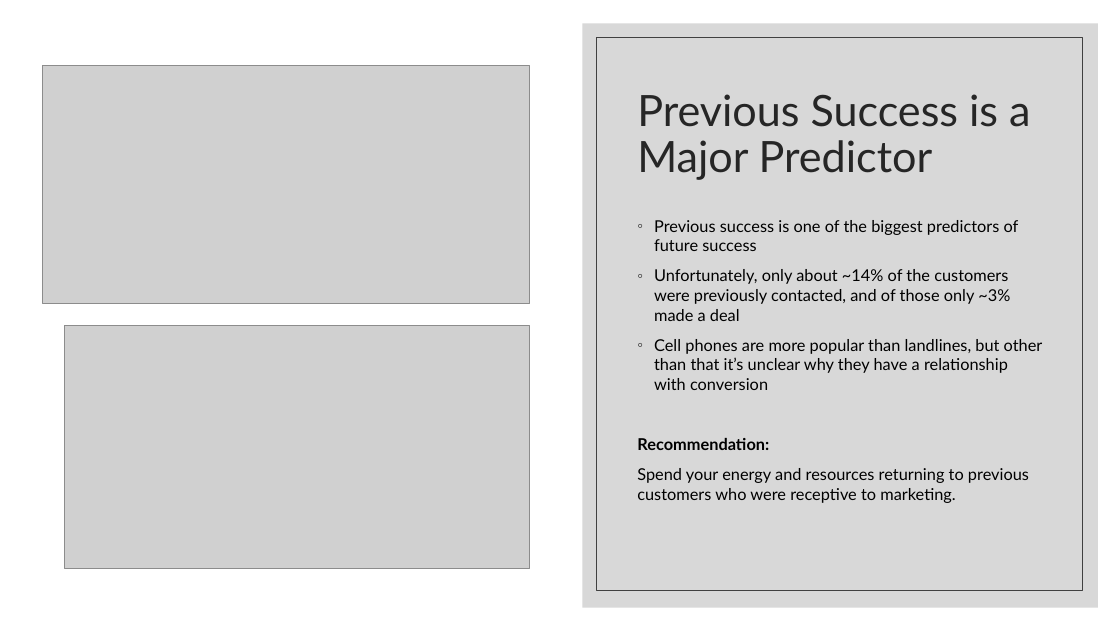
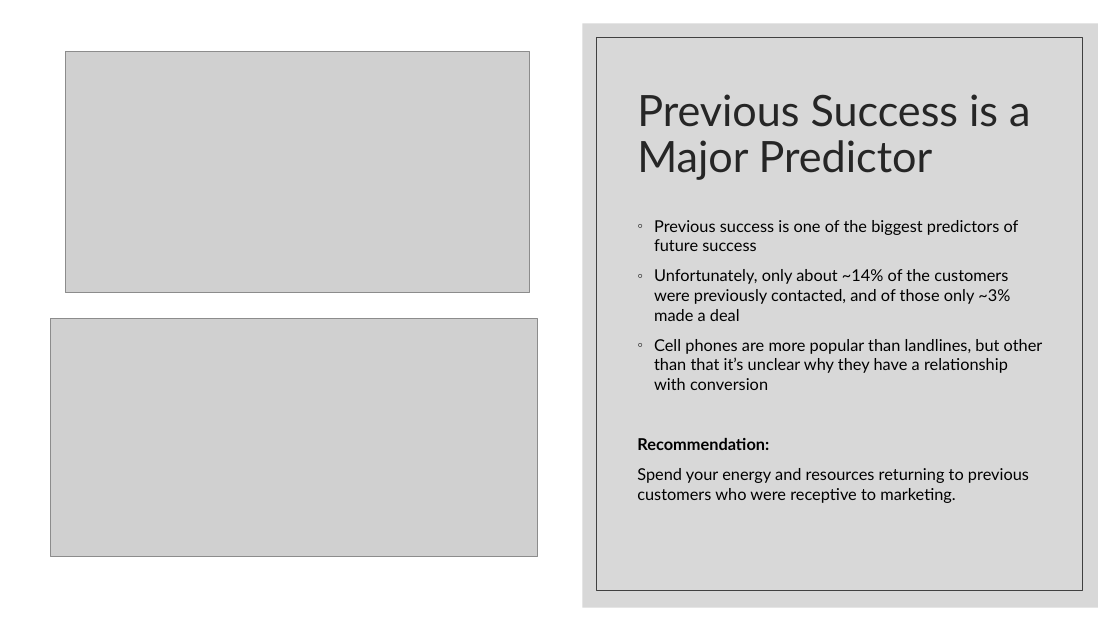
Before and after one commit to ndgigliotti/dsc-phase-3-project, a slide deck: slide 9 of presentation/predicting_bank_telemarketing_sales.pptx (slide 7 before the commit). Drawn at 1120x630 pixels with LibreOffice and Linux fonts; fonts in the diff are those of the drawing; grey boxes stand for pictures. Boxes give left, top, right and bottom in pixels: in the first picture for what was removed or moved away, otherwise in the second. Text is boxed around its words. In the diff, an @@ line names an element or a change of style, - is before the commit and + after.

```diff
--- a/presentation/predicting_bank_telemarketing_sales.pptx
+++ b/presentation/predicting_bank_telemarketing_sales.pptx
@@ picture added at [65,51,529,293] @@
@@ picture: place and size @@
-picture at [43,66,530,304]
+picture at [50,318,538,557]
@@ picture removed at [65,326,529,569] @@
```
Also in this commit, not shown: 2 other slides changed, 2 slides added, 4 other files.
